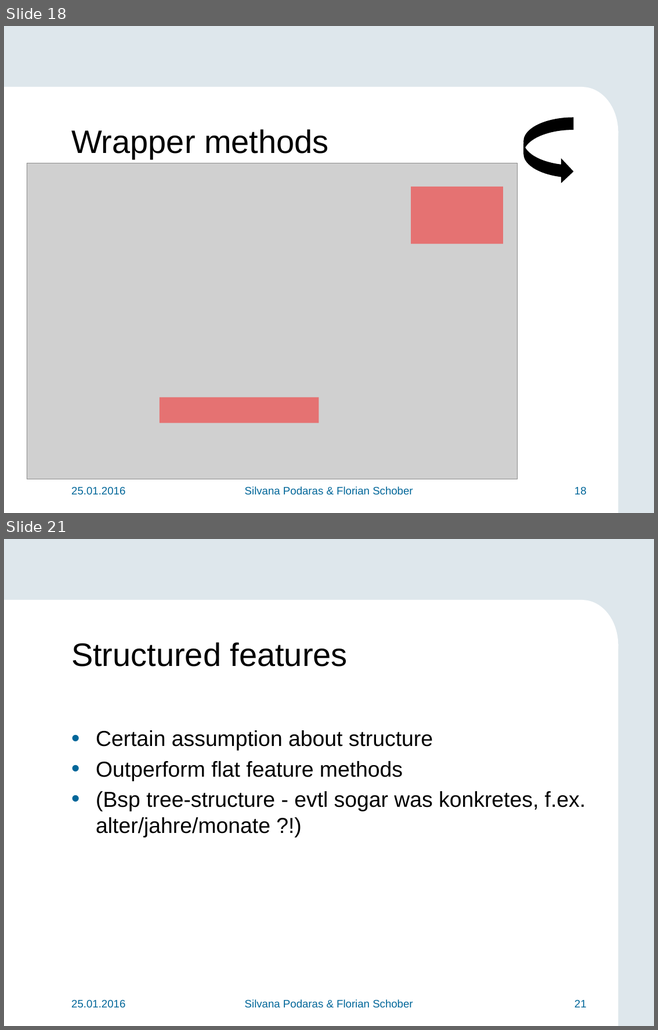
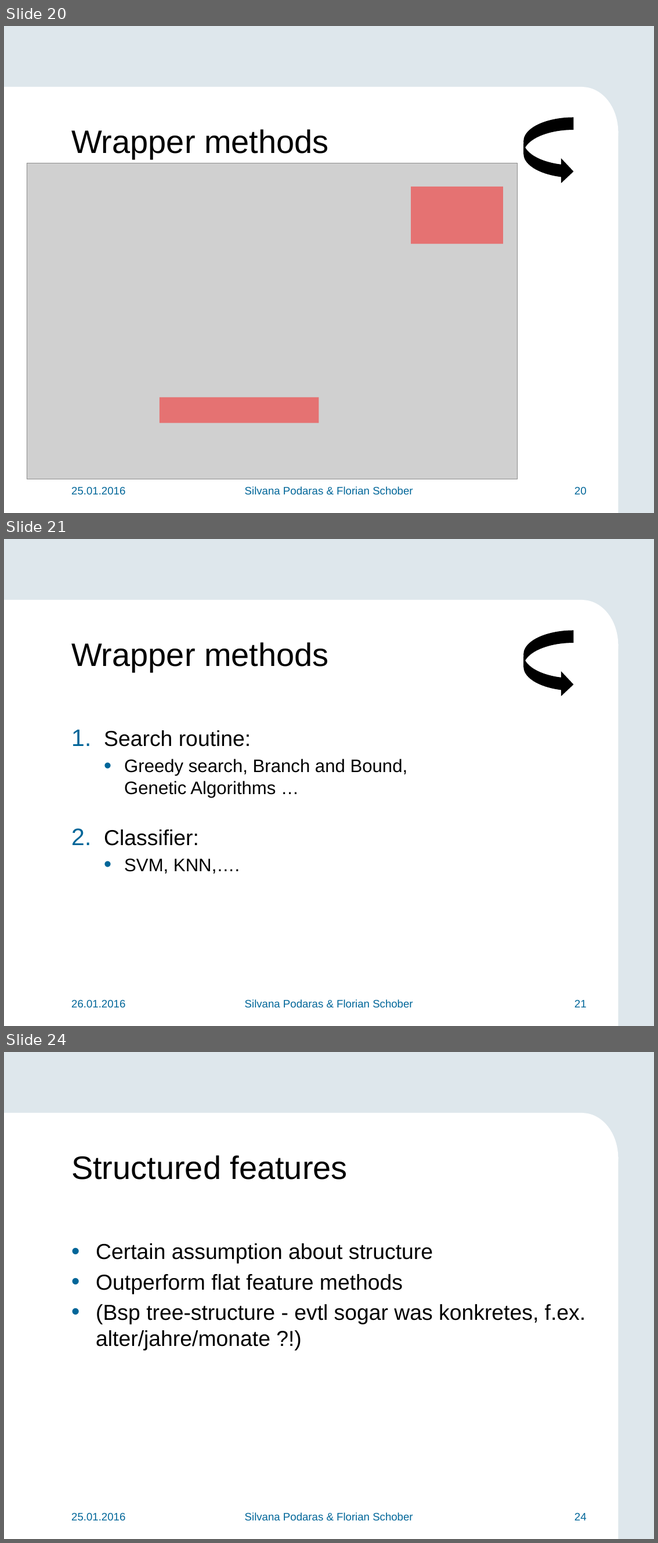
Before and after one commit to teretrus/VisSeminar, a slide deck: presentation/Presentation.pptx. Shown one above the other, each under a label of ours: slides 18 and 21 before the commit, slides 20, 21 and 24 after it; the slides between them are not shown. The pictures are 658x1030 and 658x1543 pixels, drawn with LibreOffice and Linux fonts; fonts in the diff are those of the drawing; grey boxes stand for pictures; background and template pictures are left out. Boxes give left, top, right and bottom in pixels: in the first picture for what was removed or moved away, otherwise in the second. Text is boxed around its words. In the diff, an @@ line names an element or a change of style, - is before the commit and + after.

Commit message:
silvana so gut wie done

```diff
--- a/presentation/Presentation.pptx
+++ b/presentation/Presentation.pptx
@@ slide 21 added at (4,539,654,1026), background #DEE7EC; not listed: 3 template elements that a slide beside it also shows @@
@@ title added at (71,642,329,671), 36 pt, text #000000 @@
+Wrapper methods
@@ curved right arrow added at (523,631,573,697), fill #000000 @@
@@ text added at (104,730,408,874), 20 pt, text #000000 @@
+1. Search routine:
+  • Greedy search, Branch and Bound,
+    Genetic Algorithms …
+2. Classifier:
+  • SVM, KNN,….
@@ text added at (71,1000,125,1008), 12 pt, text #006699 @@
+26.01.2016
@@ text added at (245,1000,412,1008), 12 pt, text #006699 @@
+Silvana Podaras & Florian Schober
@@ page number added at (574,1000,586,1008), 12 pt, text #006699 @@
+21
@@ what was slide 18 is now slide 20 @@
@@ page number at (574,487,586,495): text changed @@
-18
+20
@@ what was slide 21 is now slide 24 @@
@@ page number at (574,1513,586,1521): text changed @@
-21
+24
```
Also in this commit, not shown: 9 slides changed, 1 other slide added.
